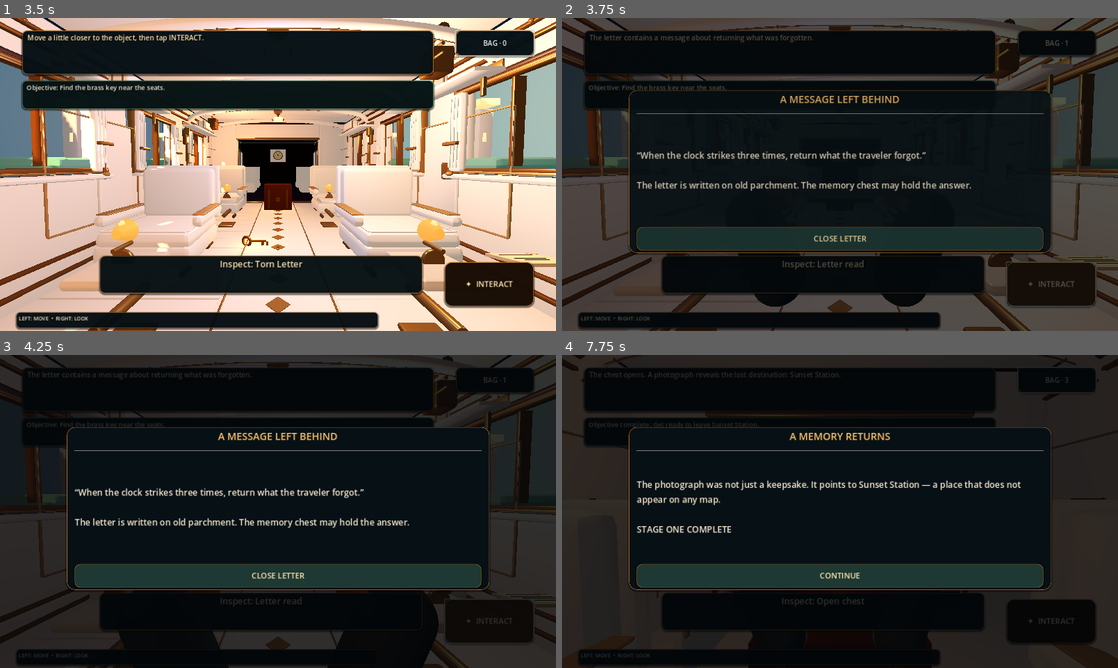
Above: before the commit, frames 1-4 (two rows, left to right).
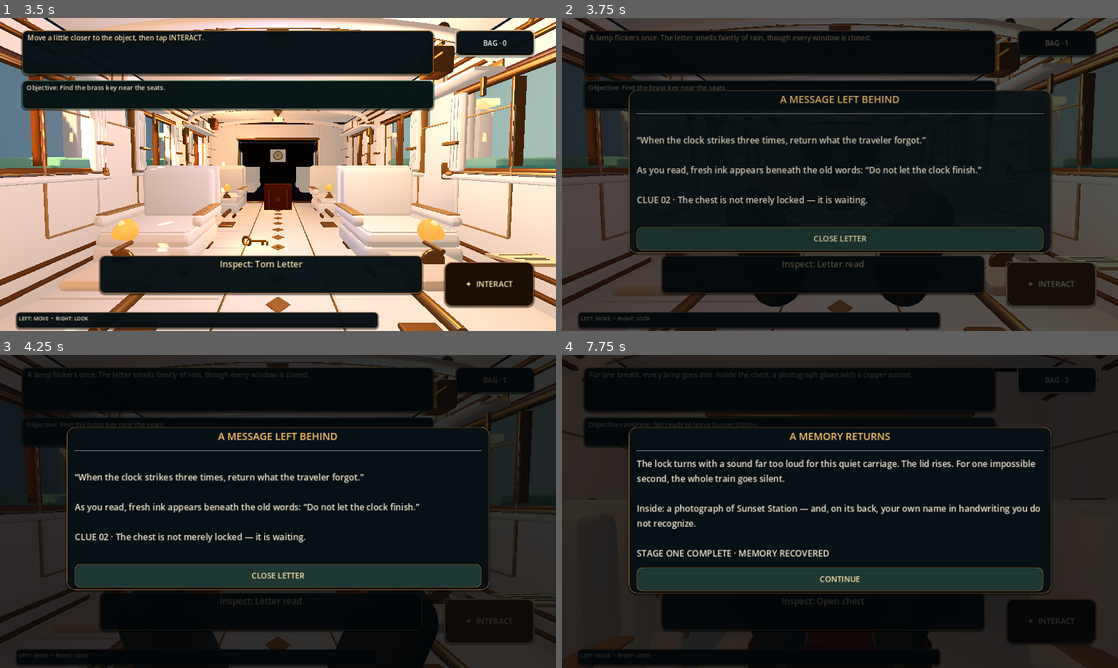
Above: after the commit, the same moments.

Repository: bdssmdkacem-dot/lost-things-express
Game: Godot game, scene res://scenes/main.tscn
The game is run twice, just before and just after one commit, with the same random seed, the same clock (stepped at 60 frames per second) and the same inputs.
Inputs (mouse positions are in pixels of both pictures, inside the frame that each line leads up to):
- Up to frame 1 (3.5 s): click "ENTER STAGE ONE" at 0.5 s; click "BEGIN EXPLORING" at 1.25 s; click "BAG · 0" at 2 s; tap Enter at 2.75 s; move the mouse to (305, 174) at 2.77 s; hold W (move_forward) from 2.78 s (still down); tap E at 2.85 s; click (305, 174) at 2.92 s
- Up to frame 2 (3.75 s): release W (move_forward) at 3.5 s; click "✦ INTERACT" at 3.5 s
- Up to frame 3 (4.25 s): no input
- Up to frame 4 (7.75 s): move the mouse to (812, 511) at 4.27 s; hold W (move_forward) 4.28-5.75 s; tap E at 4.35, 5.1, 7.35 s; move the mouse to (851, 505) at 5.02 s; click "CONTINUE" at 5.75 s; click "BAG · 2" at 6.5 s; tap Space at 7.25 s; move the mouse to (834, 517) at 7.27 s; hold W (move_forward) from 7.28 s (still down); click (834, 517) at 7.42 s

Frame 1 is identical in both runs. In frame 2, 5.2% of the frame differs, in the area x 0-100%, y 0-100%; in frame 3, 3.6%; in frame 4, 6.8%, in the area x 5-88%, y 5-77%.

Commit message:
Add suspense beats and stronger clue-driven feedback to stage one

Diff:
--- a/scripts/main.gd
+++ b/scripts/main.gd
@@ -38,6 +38,8 @@
 var world_intro_camera: Camera3D
 var held_key_prop: Node3D
 var held_letter_prop: Node3D
+var suspense_tween: Tween
+var mystery_beat_count := 0
 
 func _ready() -> void:
 	_setup_input_map()
@@ -974,8 +976,9 @@
 				_create_held_key_prop()
 				_play_hand_action("take")
 				nearby_object.queue_free()
-				_set_status("The brass key is warm, as if someone held it only moments ago.")
-				_show_story_card("THE BRASS KEY", "The little key is still warm. Whoever carried it must have left this carriage only moments ago.\n\nNew clue added to your bag.", "CONTINUE")
+				_set_status("The brass key is warm. Somewhere beneath the carriage, metal answers with three slow knocks.")
+				_trigger_mystery_beat("A hollow knock travels under the floorboards. Something in the next compartment has noticed you.")
+				_show_story_card("THE BRASS KEY", "The brass is warm — impossibly warm. Three knocks answer from beneath the floor, then stop the moment you turn toward them.\n\nCLUE 01 · The key belongs to something that remembers.", "CONTINUE")
 			else:
 				_set_status("You already have the key.")
 		"letter":
@@ -983,8 +986,9 @@
 			_play_hand_action("read")
 			letter_read = true
 			nearby_object.set_meta("display_name", "Letter read")
-			_set_status("The letter contains a message about returning what was forgotten.")
-			_show_story_card("A MESSAGE LEFT BEHIND", "“When the clock strikes three times, return what the traveler forgot.”\n\nThe letter is written on old parchment. The memory chest may hold the answer.", "CLOSE LETTER")
+			_set_status("The ink shifts in the lamplight. The final line was written recently.")
+			_trigger_mystery_beat("A lamp flickers once. The letter smells faintly of rain, though every window is closed.")
+			_show_story_card("A MESSAGE LEFT BEHIND", "“When the clock strikes three times, return what the traveler forgot.”\n\nAs you read, fresh ink appears beneath the old words: “Do not let the clock finish.”\n\nCLUE 02 · The chest is not merely locked — it is waiting.", "CLOSE LETTER")
 		"clock":
 			if not chest_open:
 				_set_status("The next carriage is still sealed. Complete the memory chest first.")
@@ -1009,11 +1013,35 @@
 				if lid:
 					var lid_tween := create_tween()
 					lid_tween.tween_property(lid, "rotation:x", deg_to_rad(-72.0), 0.75).set_trans(Tween.TRANS_CUBIC).set_ease(Tween.EASE_OUT)
-				_set_status("The chest opens. A photograph reveals the lost destination: Sunset Station.")
-				_show_story_card("A MEMORY RETURNS", "The photograph was not just a keepsake. It points to Sunset Station — a place that does not appear on any map.\n\nSTAGE ONE COMPLETE", "CONTINUE")
+				_set_status("The lock clicks. The lid rises — and the train falls completely silent.")
+				_trigger_mystery_beat("For one breath, every lamp goes dim. Inside the chest, a photograph glows with a copper sunset.")
+				_show_story_card("A MEMORY RETURNS", "The lock turns with a sound far too loud for this quiet carriage. The lid rises. For one impossible second, the whole train goes silent.\n\nInside: a photograph of Sunset Station — and, on its back, your own name in handwriting you do not recognize.\n\nSTAGE ONE COMPLETE · MEMORY RECOVERED", "CONTINUE")
 		_:
 			_set_status("Nothing happens here yet.")
 	_save_progress()
+
+
+# Short, readable story beats reward discovery without changing movement or camera controls.
+func _trigger_mystery_beat(message: String) -> void:
+	mystery_beat_count += 1
+	_set_status(message)
+	if is_instance_valid(camera):
+		if suspense_tween and suspense_tween.is_running():
+			suspense_tween.kill()
+		var base_position := Vector3(0.0, 1.45, 0.0)
+		suspense_tween = create_tween()
+		suspense_tween.tween_property(camera, "position", base_position + Vector3(0.0, 0.012, 0.018), 0.07).set_trans(Tween.TRANS_SINE).set_ease(Tween.EASE_OUT)
+		suspense_tween.tween_property(camera, "position", base_position + Vector3(0.0, -0.008, -0.012), 0.08).set_trans(Tween.TRANS_SINE).set_ease(Tween.EASE_IN_OUT)
+		suspense_tween.tween_property(camera, "position", base_position, 0.12).set_trans(Tween.TRANS_SINE).set_ease(Tween.EASE_OUT)
+	# Briefly pulse nearby story props so the player understands that the world reacted.
+	for node in get_tree().get_nodes_in_group("interactables"):
+		if not is_instance_valid(node):
+			continue
+		var glow := node.get_node_or_null("InteractionGlow") as OmniLight3D
+		if glow:
+			var pulse := create_tween()
+			pulse.tween_property(glow, "light_energy", 0.85, 0.12)
+			pulse.tween_property(glow, "light_energy", 0.30, 0.38)
 
 func _save_progress() -> void:
 	# Persist the first-stage puzzle so closing the app does not erase progress.
